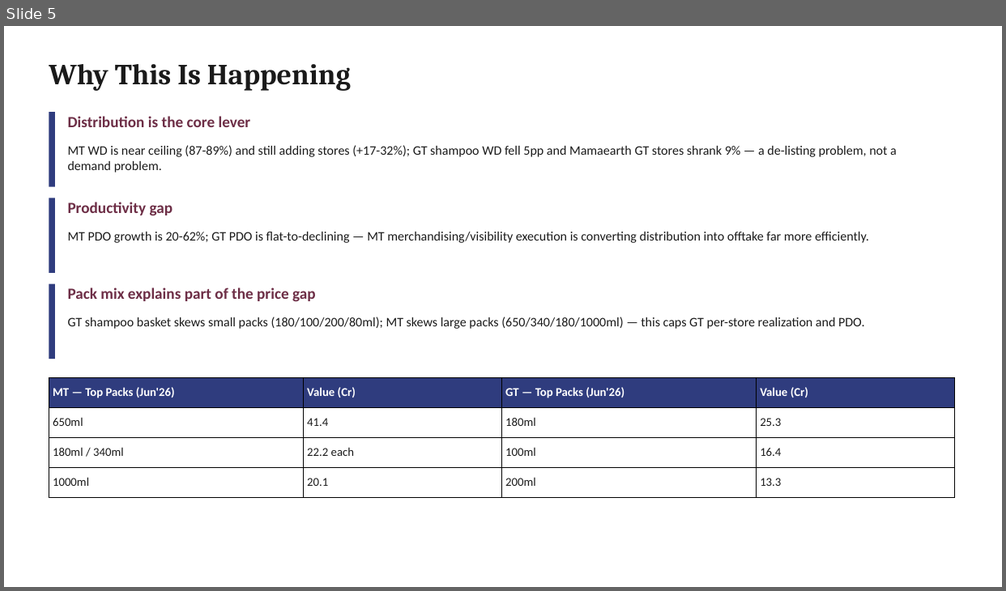
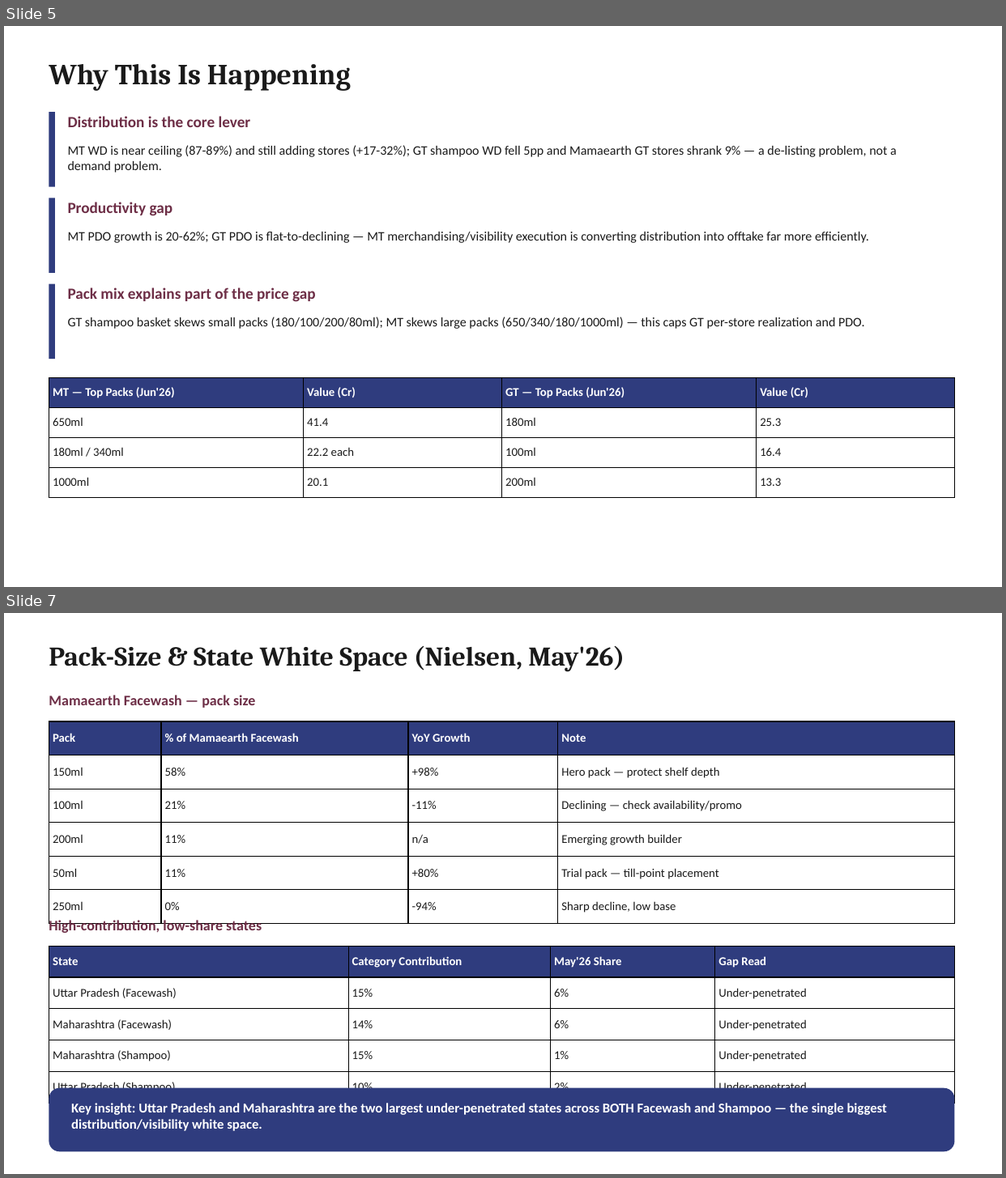
Before and after one commit to aswalsheshant-cell/mt-dashboard, a slide deck: reports/MT_vs_GT_Deep_Dive.pptx. Shown one above the other, each under a label of ours: slide 5 before the commit, slides 5 and 7 after it; the slides between them are not shown. The pictures are 1006x591 and 1006x1178 pixels, drawn with LibreOffice and Linux fonts; fonts in the diff are those of the drawing. Boxes give left, top, right and bottom in pixels: in the first picture for what was removed or moved away, otherwise in the second. Text is boxed around its words. In the diff, an @@ line names an element or a change of style, - is before the commit and + after.

```diff
--- a/reports/MT_vs_GT_Deep_Dive.pptx
+++ b/reports/MT_vs_GT_Deep_Dive.pptx
@@ slide 7 added at (x1=4, y1=613, x2=1002, y2=1174), background #FFFFFF @@
@@ text added at (x1=49, y1=646, x2=624, y2=672), 26 pt, text #1A1A1A, bold @@
+Pack-Size & State White Space (Nielsen, May'26)
@@ text added at (x1=49, y1=695, x2=255, y2=708), 14 pt, text #6D2E46, bold @@
+Mamaearth Facewash — pack size
@@ table added at (x1=49, y1=722, x2=955, y2=924), 6 rows, 4 columns @@
+Pack | % of Mamaearth Facewash | YoY Growth | Note
+150ml | 58% | +98% | Hero pack — protect shelf depth
+100ml | 21% | -11% | Declining — check availability/promo
+200ml | 11% | n/a | Emerging growth builder
+50ml | 11% | +80% | Trial pack — till-point placement
+250ml | 0% | -94% | Sharp decline, low base
@@ text added at (x1=49, y1=918, x2=262, y2=933), 14 pt, text #6D2E46, bold @@
+High-contribution, low-share states
@@ table added at (x1=49, y1=946, x2=955, y2=1103), 5 rows, 4 columns @@
+State | Category Contribution | May'26 Share | Gap Read
+Uttar Pradesh (Facewash) | 15% | 6% | Under-penetrated
+Maharashtra (Facewash) | 14% | 6% | Under-penetrated
+Maharashtra (Shampoo) | 15% | 1% | Under-penetrated
+Uttar Pradesh (Shampoo) | 10% | 2% | Under-penetrated
@@ rounded rectangle added at (x1=49, y1=1088, x2=955, y2=1152), fill #2F3C7E @@
@@ text added at (x1=71, y1=1103, x2=887, y2=1131), 13 pt, text #FFFFFF, bold @@
+Key insight: Uttar Pradesh and Maharashtra are the two largest under-penetrated states across BOTH Facewash and Shampoo — the single biggest distribution/visibility white space.
```
Also in this commit, not shown: 1 slide changed, 1 other slide added, 2 other files.
